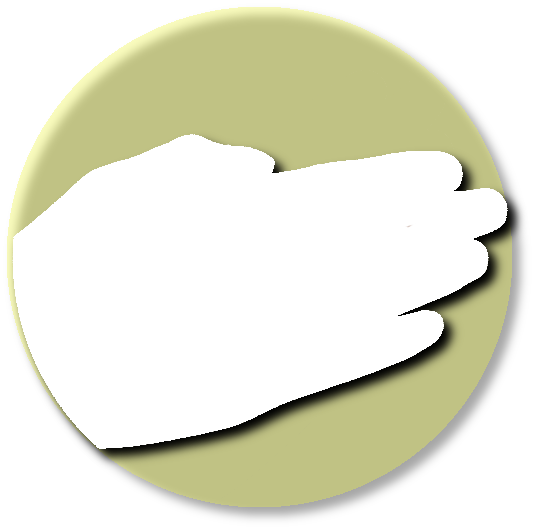
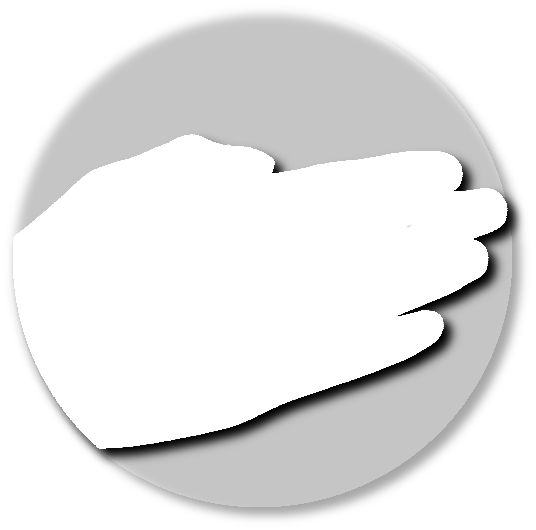
Revision of a layered 536 × 530 image; what changed, layer by layer:
painted on "ring" over [7, 7, 512, 507]
